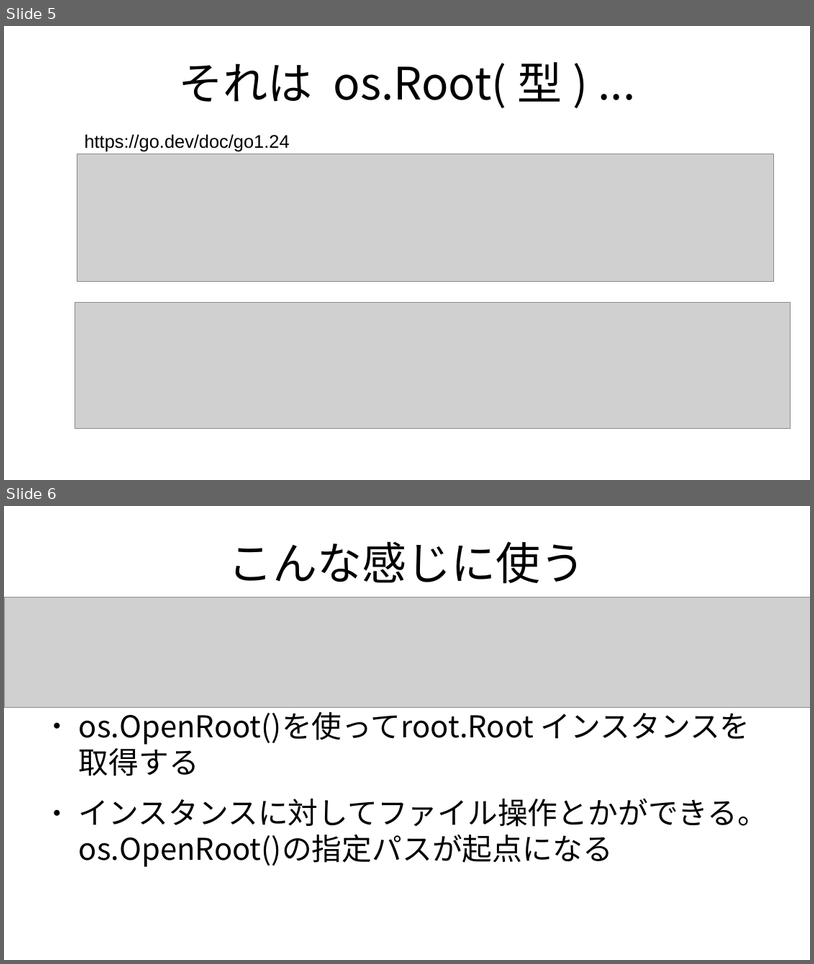
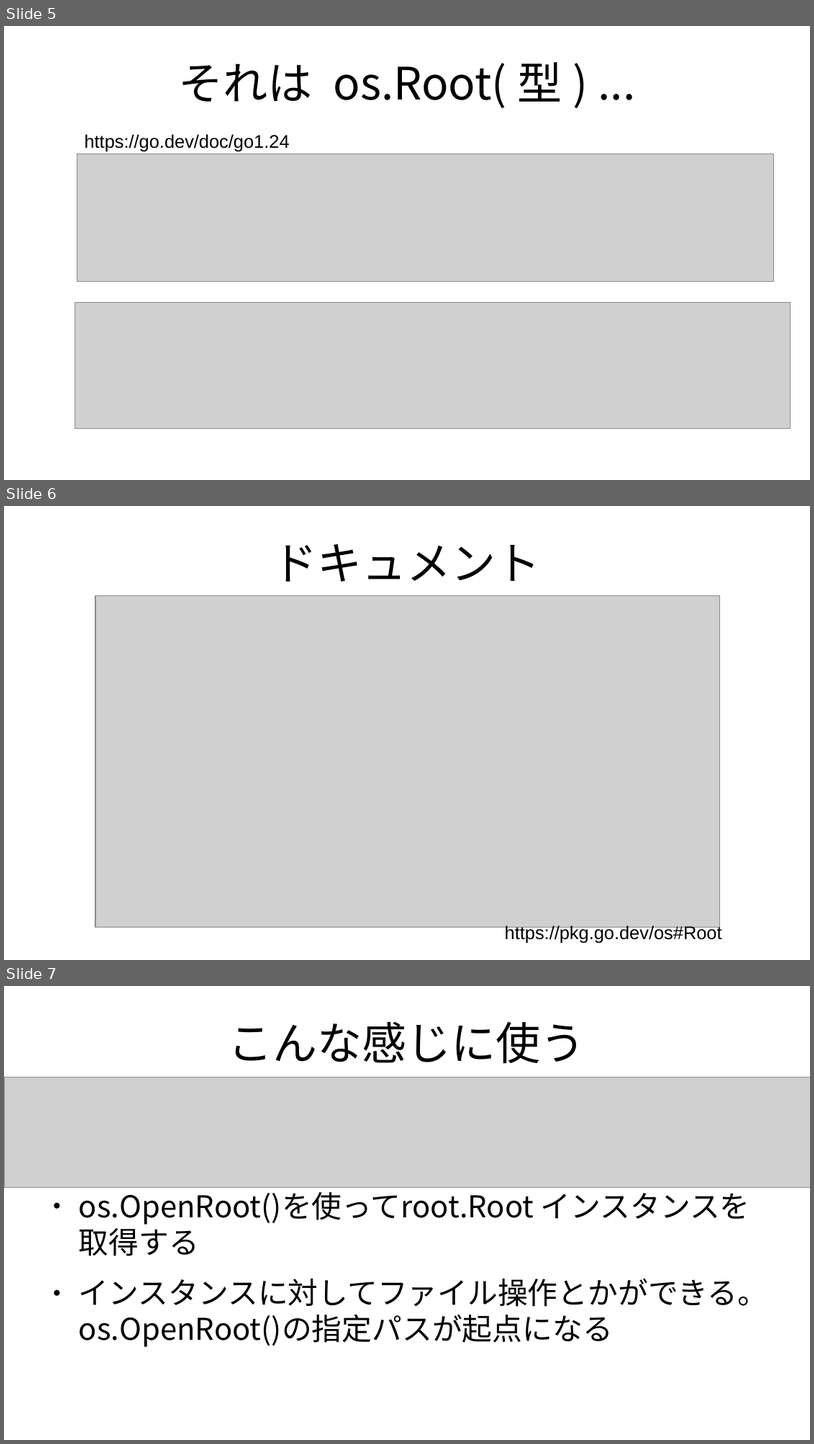
Before and after one commit to kijimaD/roam-ui, a slide deck: pages/pdfs/20250214_root.odp. Shown one above the other, each under a label of ours: slides 5 and 6 before the commit, slides 5, 6 and 7 after it. The pictures are 814x964 and 814x1444 pixels, drawn with LibreOffice and Linux fonts; fonts in the diff are those of the drawing; grey boxes stand for pictures. Boxes give left, top, right and bottom in pixels: in the first picture for what was removed or moved away, otherwise in the second. Text is boxed around its words. In the diff, an @@ line names an element or a change of style, - is before the commit and + after.

```diff
--- a/pages/pdfs/20250214_root.odp
+++ b/pages/pdfs/20250214_root.odp
@@ slide 6 added at <box>4,506,810,960</box>, background #FFFFFF @@
@@ title added at <box>273,544,540,582</box>, 44 pt, text #000000 @@
+ドキュメント
@@ picture added at <box>95,596,720,926</box> @@
@@ text added at <box>505,924,723,942</box>, 18 pt, text #000000 @@
+https://pkg.go.dev/os#Root
@@ what was slide 6 is now slide 7 @@
```
Also in this commit, not shown: 3 slides changed, 2 other files.
